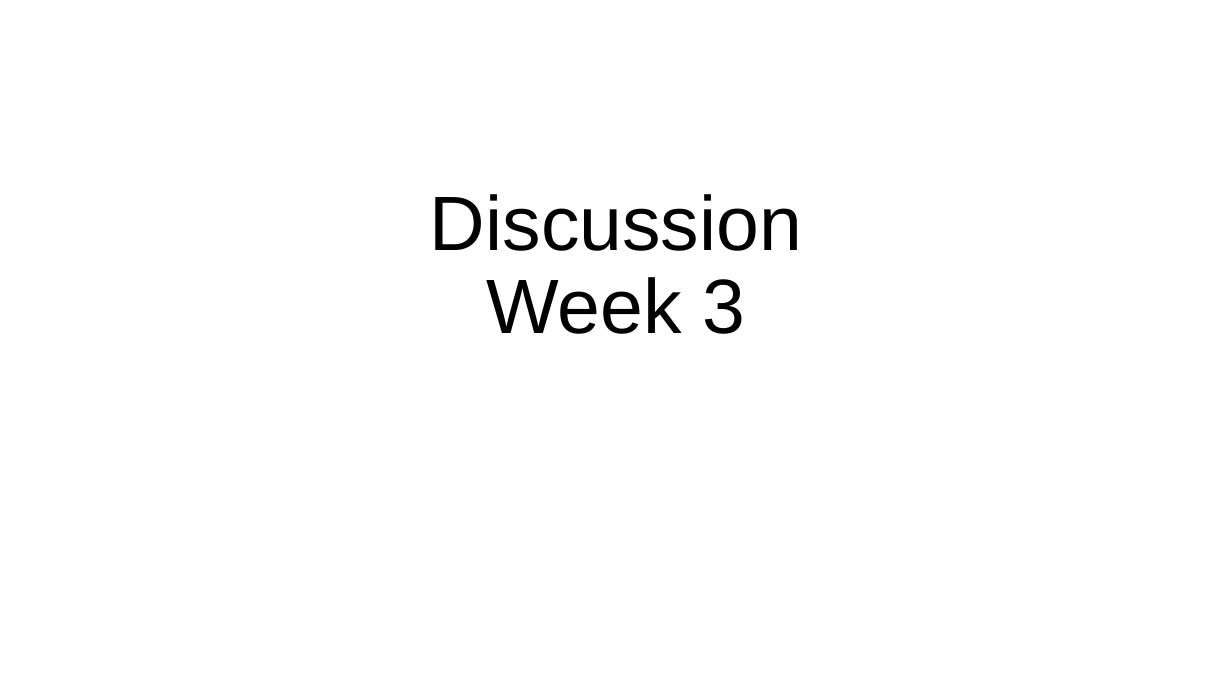
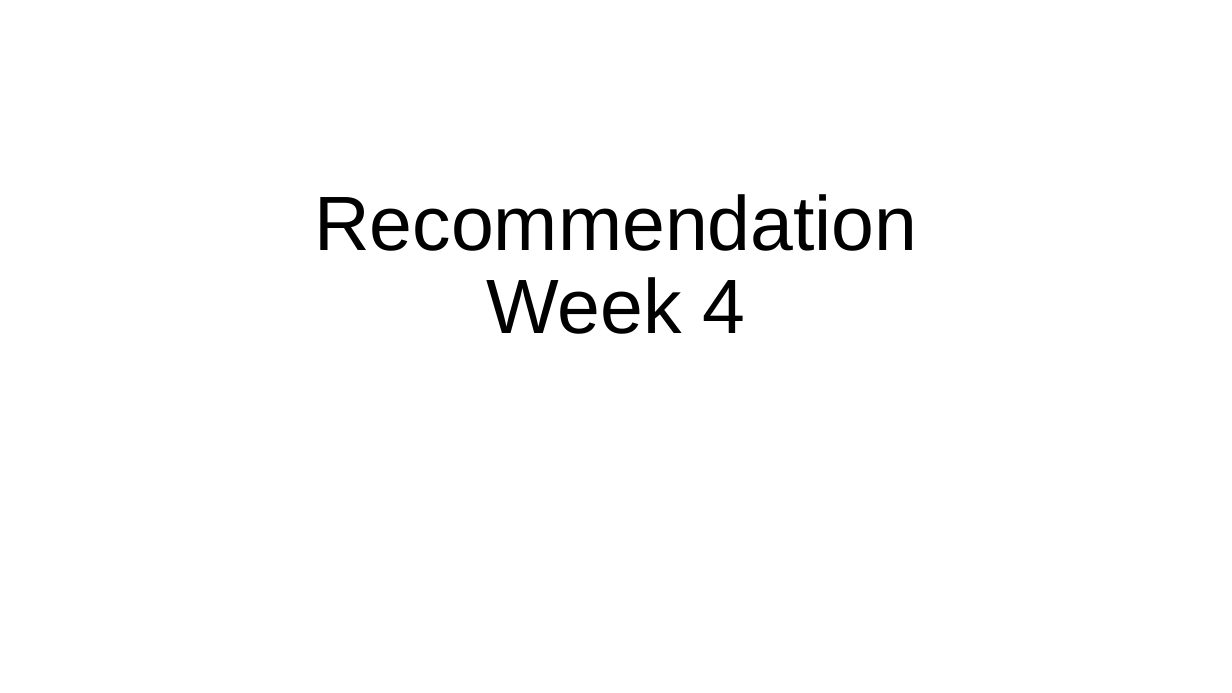
Before and after one commit to columbiaviz/columbiaviz.github.io, a slide deck: slide 1 of 2020s_w6998/lecs/04_rec.pptx. Drawn at 1232x693 pixels with LibreOffice and Linux fonts; fonts in the diff are those of the drawing. Boxes give left, top, right and bottom in pixels: in the first picture for what was removed or moved away, otherwise in the second. Text is boxed around its words. In the diff, an @@ line names an element or a change of style, - is before the commit and + after.

```diff
--- a/2020s_w6998/lecs/04_rec.pptx
+++ b/2020s_w6998/lecs/04_rec.pptx
@@ title at bbox=[314, 194, 917, 334]: text changed @@
-Discussion
-Week 3
+Recommendation
+Week 4
```
Also in this commit, not shown: 1 other slide changed, 19 slides added.
